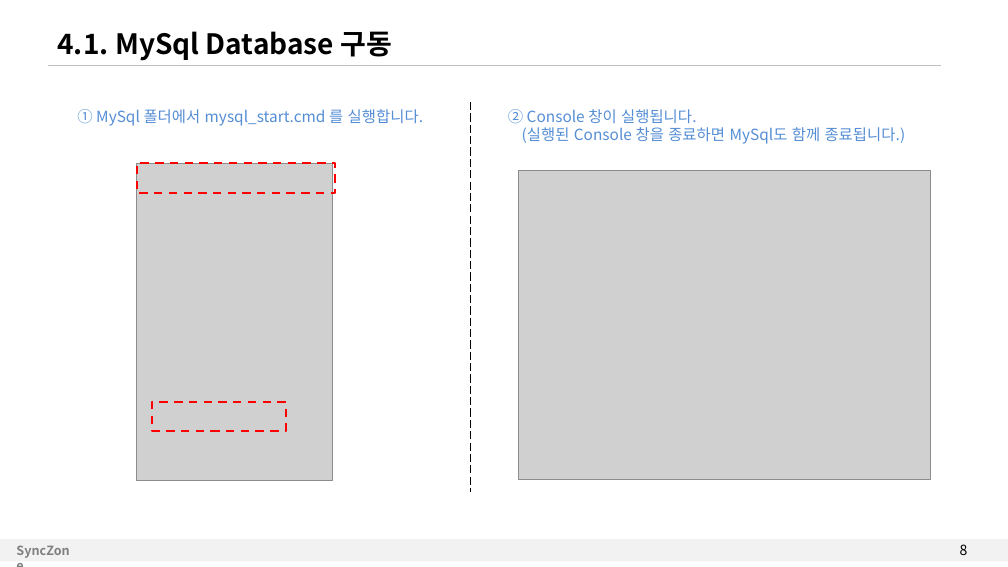
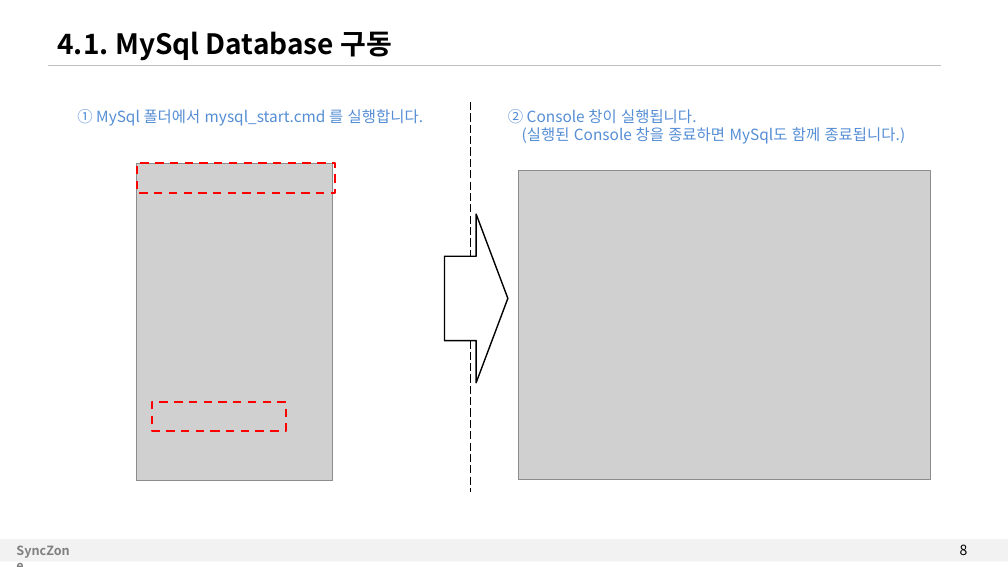
Before and after one commit to kkr3212/Examples, a slide deck: slide 8 of RPGGame_Docs/AegisNetwork_RPGServer.pptx. Drawn at 1008x567 pixels with LibreOffice and Linux fonts; fonts in the diff are those of the drawing; grey boxes stand for pictures. Boxes give left, top, right and bottom in pixels: in the first picture for what was removed or moved away, otherwise in the second. Text is boxed around its words. In the diff, an @@ line names an element or a change of style, - is before the commit and + after.

```diff
--- a/RPGGame_Docs/AegisNetwork_RPGServer.pptx
+++ b/RPGGame_Docs/AegisNetwork_RPGServer.pptx
@@ right arrow added at box(445, 214, 508, 382), fill #FFFFFF, outline #000000 1 pt @@
```
Also in this commit, not shown: 2 other slides changed.
